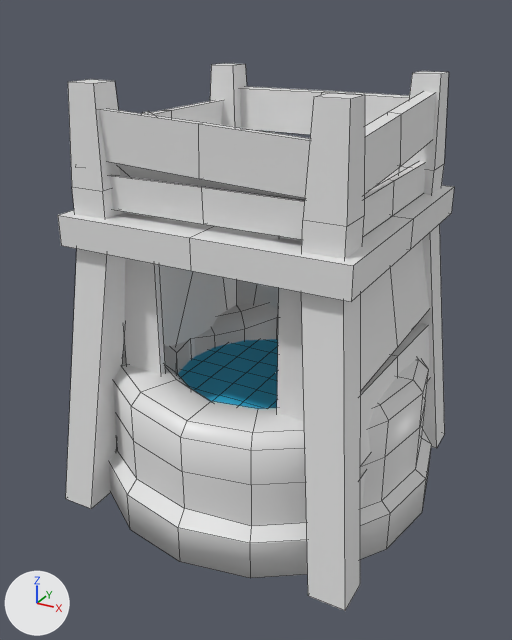
One commit to the FBX model Assets/SourceFiles/FBX/Structures.fbx: the scene before it, then after it.
One viewpoint serves both versions: a 50 mm lens placed at (2.22, -4.24, 3.36), pointed at (-0.05, -0.12, 1.3). Arrows for +X, +Y and +Z are at lower left; the lights stay in place. Mesh edges are drawn as thin lines. Where no turn or scale is listed for an object, it has been applied to the vertices. Vertices at the same position are counted once.

The older version as bpy lines, for what is in view:
```python
me_rabbit_hole = bpy.data.meshes.new('Rabbit Hole')
me_rabbit_hole.from_pydata(...)  # 76 vertices, 107 faces; spans x -0.75..0.75, y -0.75..0.75, z 0.0..2.8
# faces by material slot: [106, 1]
me_rabbit_hole.materials.append(mat_mat1)  # white #e7e7e7
me_rabbit_hole.materials.append(mat_hole)  # black #000000
me_tower = bpy.data.meshes.new('Tower')
me_tower.from_pydata(...)  # 250 vertices, 184 faces; spans x -1.12..1.12, y -1.12..1.12, z 0.0..2.96
me_tower.materials.append(mat_mat1)  # white #e7e7e7
me_well_001 = bpy.data.meshes.new('Well.001')
me_well_001.from_pydata(...)  # 243 vertices, 240 faces; spans x -1.26..1.26, y -1.26..1.26, z 0.0..1.1
# faces by material slot: [176, 64]
me_well_001.materials.append(mat_mat1)  # white #e7e7e7
me_well_001.materials.append(mat_water)  # cyan #2bbbe7
ob_rabbit_hole = bpy.data.objects.new('Rabbit Hole', me_rabbit_hole)
ob_rabbit_hole.location = (0.0, 0.0, 0.0)
ob_tower = bpy.data.objects.new('Tower', me_tower)
ob_tower.location = (0.0, 0.0, 0.0)
ob_well = bpy.data.objects.new('Well', me_well_001)
ob_well.location = (0.0, 0.0, 0.0)
```
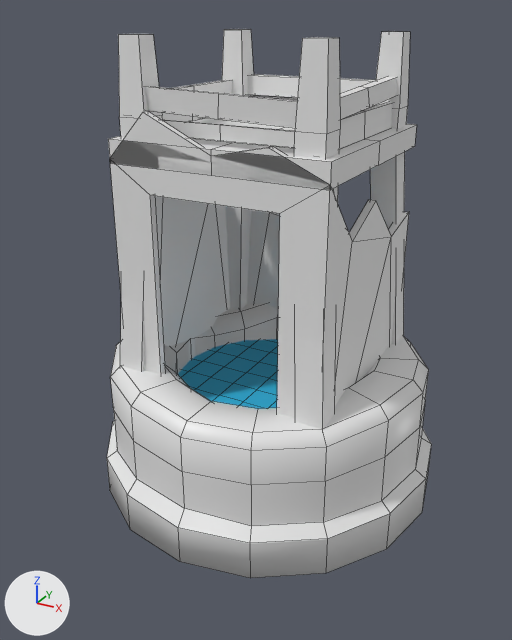
What differs and where, as boxes (x1, y1, x2, y2) in the pictures (512 x 640 px; the box of a moved part takes in the faces that stretch with it):
'Tower', reshaped: before (58, 63, 454, 611); after (108, 29, 417, 430)
part 1 of me_tower, moved or reshaped: before (58, 184, 454, 302); after (108, 118, 417, 190)
part 2 of me_tower, moved or reshaped: before (150, 100, 223, 125); after (174, 80, 233, 94)
part 3 of me_tower, moved or reshaped (not visible before): after (162, 112, 206, 122)
part 4 of me_tower, moved or reshaped: before (98, 109, 310, 198); after (144, 86, 297, 128)
part 5 of me_tower, moved or reshaped: before (109, 175, 304, 239); after (161, 119, 295, 148)
part 6 of me_tower, moved or reshaped: before (364, 91, 435, 195); after (340, 76, 397, 120)
part 7 of me_tower, moved or reshaped: before (363, 161, 426, 236); after (339, 102, 393, 149)
part 8 of me_tower, moved or reshaped: before (240, 86, 409, 135); after (248, 74, 376, 98)
part 9 of me_tower, moved or reshaped: before (379, 168, 399, 184); after (251, 95, 373, 108)
part 10 of me_tower, added: after (118, 34, 163, 372)
part 11 of me_tower, added: after (294, 37, 340, 430)
part 12 of me_tower, added: after (222, 29, 255, 310)
part 13 of me_tower, added: after (370, 31, 410, 344)
part 14 of me_tower, deleted: before (360, 323, 430, 466)
part 15 of me_tower, deleted: before (361, 240, 430, 390)
part 16 of me_tower, deleted: before (66, 63, 449, 611)
'Rabbit Hole', unchanged, uncovered by the edit: before (119, 111, 305, 421); after (110, 111, 409, 418)

The change in detail:
me_tower is used by ob_tower; location (0.0, 0.0, 0.0).
me_tower had 250 vertices, 184 faces and spanned x -1.12..1.12, y -1.12..1.12, z 0.0..2.96.
me_tower now has 178 vertices, 136 faces and spans x -0.84..0.84, y -0.84..0.84, z 0.0..3.22.
me_tower part 1: the loose piece of 18 vertices spanning x -1.0..1.0, y -1.0..1.0, z 1.96..2.16 is scaled about its middle by 0.75, then moved by (0.0, 0.0, 0.48).
me_tower part 2: the loose piece of 12 vertices spanning x -0.89..-0.79, y -0.91..0.91, z 2.46..2.71 is scaled about its middle by (0.75, 0.75, 0.475), then moved by (0.21, 0.0, 0.24).
me_tower part 3: the loose piece of 12 vertices spanning x -0.87..-0.81, y -0.91..0.91, z 2.17..2.39 is scaled about its middle by (0.75, 0.75, 0.458), then moved by (0.21, 0.0, 0.42).
me_tower part 4: the loose piece of 12 vertices spanning x -0.88..0.86, y -0.88..-0.78, z 2.43..2.82 is scaled about its middle by (0.75, 0.75, 0.456), then moved by (0.0, 0.21, 0.22).
me_tower part 5: the loose piece of 12 vertices spanning x -0.87..0.87, y -0.86..-0.8, z 2.2..2.42 is scaled about its middle by (0.75, 0.75, 0.428), then moved by (0.0, 0.21, 0.39).
me_tower part 6: the loose piece of 12 vertices spanning x 0.79..0.89, y -0.9..0.86, z 2.41..2.85 is scaled about its middle by (0.75, 0.75, 0.371), then moved by (-0.21, 0.0, 0.24).
me_tower part 7: the loose piece of 12 vertices spanning x 0.81..0.87, y -0.91..0.91, z 2.17..2.39 is scaled about its middle by 0.75, then moved by (-0.21, 0.0, 0.43).
me_tower part 8: the loose piece of 12 vertices spanning x -0.87..0.87, y 0.78..0.88, z 2.49..2.8 is scaled about its middle by (0.75, 0.75, 0.449), then moved by (0.0, -0.21, 0.2).
me_tower part 9: the loose piece of 12 vertices spanning x -0.87..0.87, y 0.8..0.86, z 2.17..2.39 is scaled about its middle by (0.75, 0.75, 0.603), then moved by (0.0, -0.21, 0.42).
me_tower part 10: a new loose piece of 16 vertices spanning x -0.84..-0.51, y -0.84..-0.51, z 0.0..3.22, in mat_mat1 (white #e7e7e7).
me_tower part 11: a new loose piece of 16 vertices spanning x 0.51..0.84, y -0.84..-0.51, z 0.0..3.22, in mat_mat1 (white #e7e7e7).
me_tower part 12: a new loose piece of 16 vertices spanning x -0.84..-0.51, y 0.51..0.84, z 0.0..3.22, in mat_mat1 (white #e7e7e7).
me_tower part 13: a new loose piece of 16 vertices spanning x 0.51..0.84, y 0.51..0.84, z 0.0..3.22, in mat_mat1 (white #e7e7e7).
me_tower part 14: the loose piece of 12 vertices spanning x 0.89..1.02, y -0.92..0.92, z 0.65..1.26 is deleted.
me_tower part 15: the loose piece of 12 vertices spanning x 0.79..0.98, y -0.91..0.91, z 1.27..1.88 is deleted.
Part 16, on me_tower:
88 vertices are removed from x -1.12..1.12, y -1.12..1.12, z 0.0..2.96.
72 faces are deleted.
